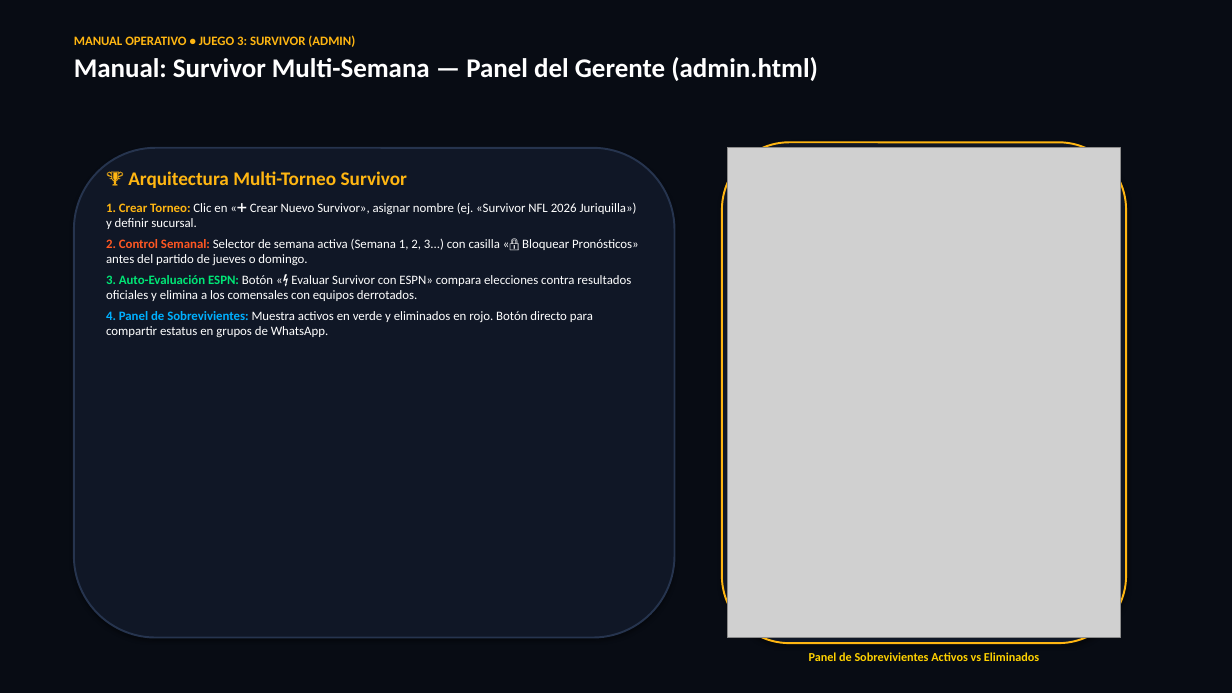
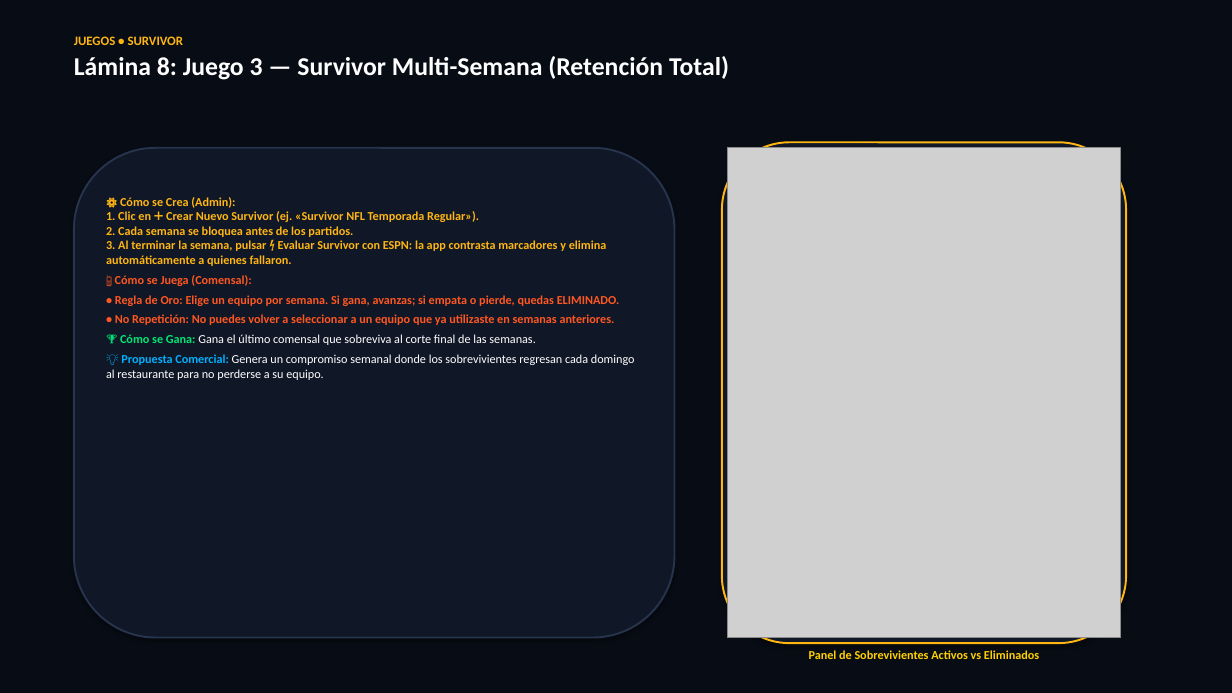
Before and after one commit to chefalbertomc/NFL-grids-, a slide deck: slide 8 of Drinks_and_Wins_Presentacion_Ejecutiva.pptx (slide 12 before the commit). Drawn at 1232x693 pixels with LibreOffice and Linux fonts; fonts in the diff are those of the drawing; grey boxes stand for pictures. Boxes give left, top, right and bottom in pixels: in the first picture for what was removed or moved away, otherwise in the second. Text is boxed around its words. In the diff, an @@ line names an element or a change of style, - is before the commit and + after.

Commit message:
feat(presentation): actualizar presentacion ejecutiva a 15 laminas exactas segun propuesta de Beto

```diff
--- a/Drinks_and_Wins_Presentacion_Ejecutiva.pptx
+++ b/Drinks_and_Wins_Presentacion_Ejecutiva.pptx
@@ text at box(74, 36, 729, 80): text changed; size 21 to 20 pt @@
-MANUAL OPERATIVO • JUEGO 3: SURVIVOR (ADMIN)
-Manual: Survivor Multi-Semana — Panel del Gerente (admin.html)
+JUEGOS • SURVIVOR
+Lámina 8: Juego 3 — Survivor Multi-Semana (Retención Total)
@@ text at box(106, 197, 635, 380): text changed; size 10 to 9.5 pt @@
-🏆 Arquitectura Multi-Torneo Survivor
-1. Crear Torneo: Clic en «➕ Crear Nuevo Survivor», asignar nombre (ej. «Survivor NFL 2026 Juriquilla») y definir sucursal.
-2. Control Semanal: Selector de semana activa (Semana 1, 2, 3...) con casilla «🔒 Bloquear Pronósticos» antes del partido de jueves o domingo.
-3. Auto-Evaluación ESPN: Botón «⚡ Evaluar Survivor con ESPN» compara elecciones contra resultados oficiales y elimina a los comensales con equipos derrotados.
-4. Panel de Sobrevivientes: Muestra activos en verde y eliminados en rojo. Botón directo para compartir estatus en grupos de WhatsApp.
+⚙️ Cómo se Crea (Admin):
+1. Clic en ➕ Crear Nuevo Survivor (ej. «Survivor NFL Temporada Regular»).
+2. Cada semana se bloquea antes de los partidos.
+3. Al terminar la semana, pulsar ⚡ Evaluar Survivor con ESPN: la app contrasta marcadores y elimina automáticamente a quienes fallaron.
+📱 Cómo se Juega (Comensal):
+• Regla de Oro: Elige un equipo por semana. Si gana, avanzas; si empata o pierde, quedas ELIMINADO.
+• No Repetición: No puedes volver a seleccionar a un equipo que ya utilizaste en semanas anteriores.
+🏆 Cómo se Gana: Gana el último comensal que sobreviva al corte final de las semanas.
+💡 Propuesta Comercial: Genera un compromiso semanal donde los sobrevivientes regresan cada domingo al restaurante para no perderse a su equipo.
```
Also in this commit, not shown: 13 other slides changed, 1 slide added, 9 slides removed, 1 other file.
